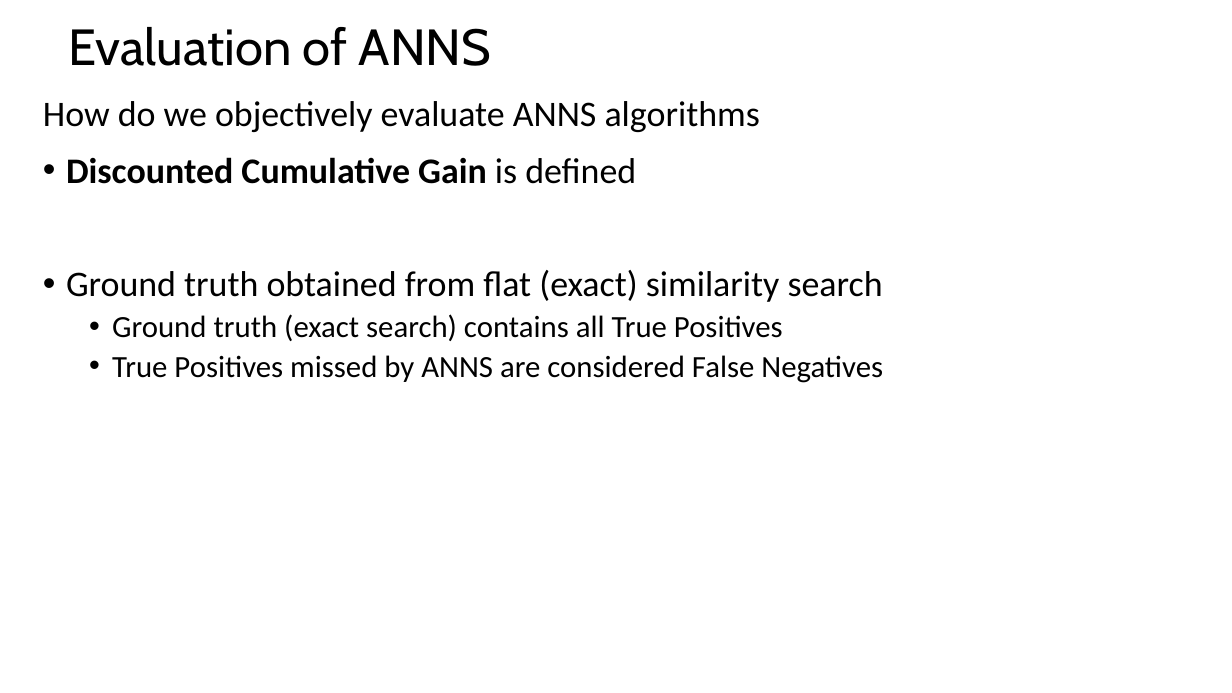
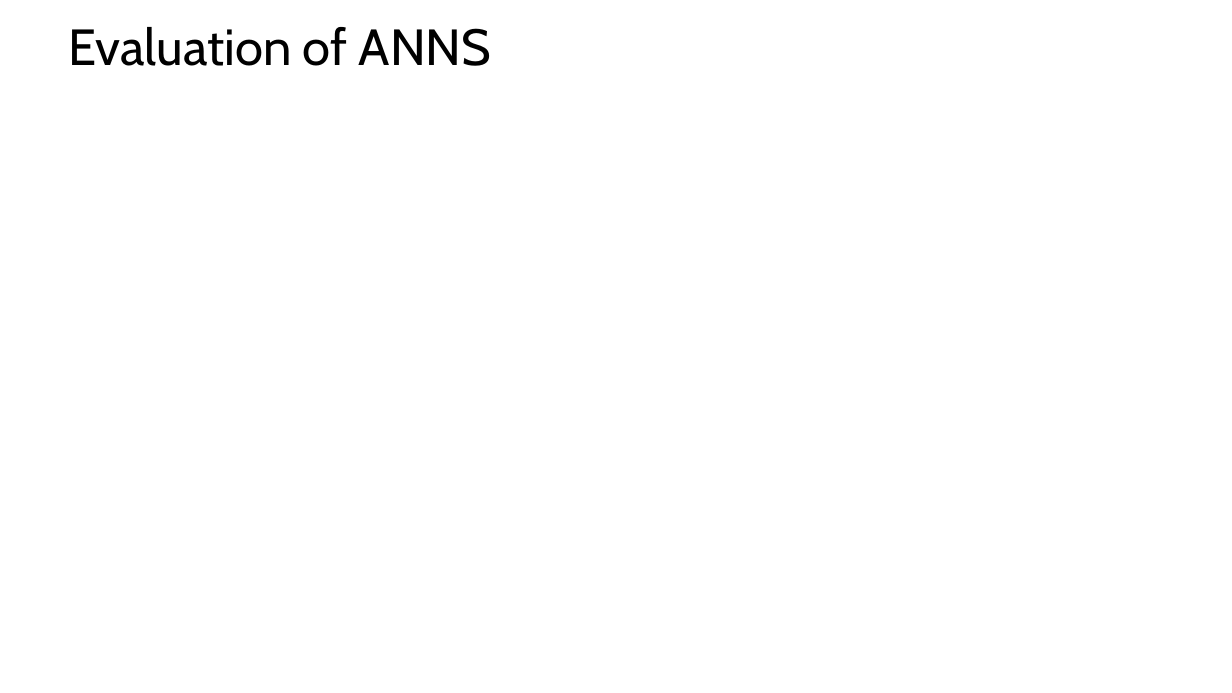
Before and after one commit to harelgabainew/school1, a slide deck: slide 17 of slides/6_InformationRetrivalSearch.pptx (slide 15 before the commit). Drawn at 1232x693 pixels with LibreOffice and Linux fonts; fonts in the diff are those of the drawing; grey boxes stand for pictures. Boxes give left, top, right and bottom in pixels: in the first picture for what was removed or moved away, otherwise in the second. Text is boxed around its words. In the diff, an @@ line names an element or a change of style, - is before the commit and + after.

Commit message:
Added slides on evaluation

```diff
--- a/slides/6_InformationRetrivalSearch.pptx
+++ b/slides/6_InformationRetrivalSearch.pptx
@@ text removed at (43,101,883,383) @@
-How do we objectively evaluate ANNS algorithms
-• Discounted Cumulative Gain is defined
-• Ground truth obtained from flat (exact) similarity search
-  • Ground truth (exact search) contains all True Positives
-  • True Positives missed by ANNS are considered False Negatives
```
Also in this commit, not shown: 4 other slides changed, 2 slides added.
